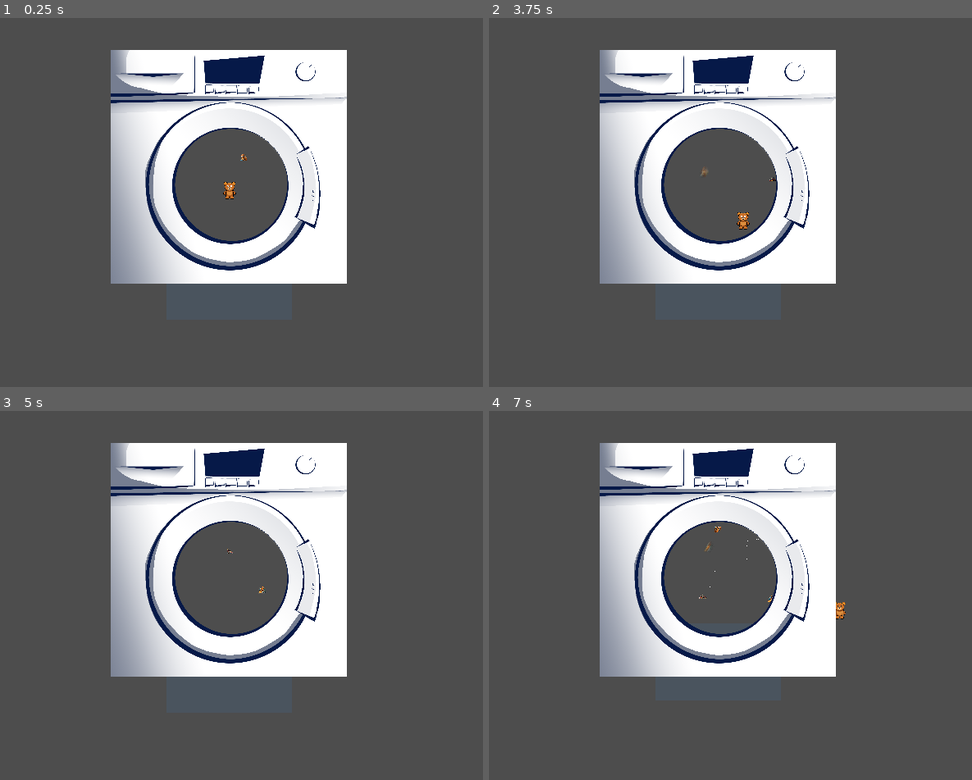
Above: before the commit, frames 1-4 (two rows, left to right).
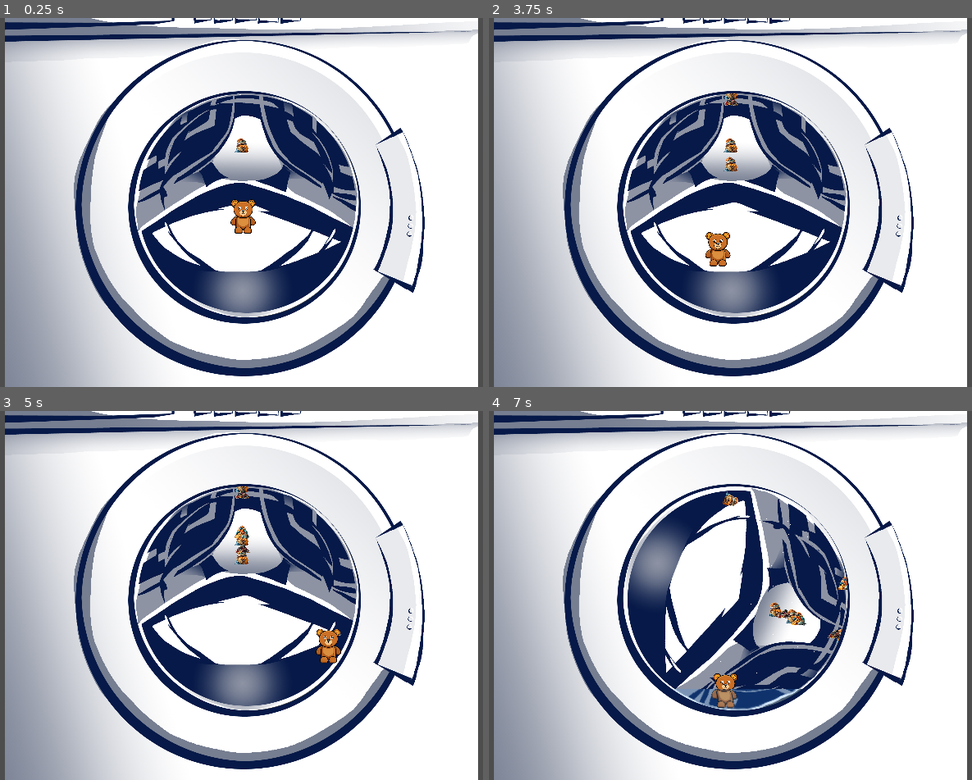
Above: after the commit, the same moments.

Repository: viniromao/gmtk-game
Game: Godot game, scene res://scenes/gameplay_scene.tscn
Same seed, same stepped clock (60 frames per second), same inputs: the game is played once before the commit and once after it.
Inputs (mouse positions are in pixels of both pictures, inside the frame that each line leads up to):
- Up to frame 1 (0.25 s): no input
- Up to frame 2 (3.75 s): tap Enter (ui_accept) at 0.5, 0.6, 0.77, 1.07, 2.1, 3.5, 3.6 s; move the mouse to (875, 184) at 0.52 s; hold Right (ui_right) 0.53-1.25 s; click (875, 184) at 0.67 s; drag from (600, 220) to (720, 184) at 1.27 s; move the mouse to (798, 121) at 2.02 s; hold Left (ui_left) 2.03-2.75 s; drag from (696, 276) to (696, 165) at 2.77 s; move the mouse to (928, 257) at 3.52 s; hold Right (ui_right) from 3.53 s (still down)
- Up to frame 3 (5 s): tap Enter (ui_accept) at 3.77, 4.07 s; release Right (ui_right) at 4.25 s; drag from (43, 540) to (318, 617) at 4.27 s
- Up to frame 4 (7 s): tap Enter (ui_accept) at 5, 5.1, 6.6, 6.77 s; move the mouse to (764, 595) at 5.02 s; hold Right (ui_right) 5.03-5.75 s; click (764, 595) at 5.17 s; drag from (633, 503) to (894, 617) at 5.77 s; move the mouse to (875, 577) at 6.52 s; hold Left (ui_left) from 6.53 s (still down)

The runs differ from the first frame. In frame 1, 89% of the frame differs, in the area x 1-99%, y 0-100%; in frame 2, 89%; in frame 3, 89%; in frame 4, 90%.

Commit message:
added inner texture, washing machine outside collider, and pausing mechanic

Diff:
--- a/object_scenes/player.tscn
+++ b/object_scenes/player.tscn
@@ -28,7 +28,7 @@
 [node name="player" type="CharacterBody2D"]
 script = ExtResource("1_3vyb7")
 move_speed = 600.0
-swim_force = 500.0
+swim_force = 600.0
 
 [node name="AnimatedSprite2D" type="AnimatedSprite2D" parent="."]
 sprite_frames = SubResource("SpriteFrames_u8vuu")
@@ -42,7 +42,6 @@
 
 [node name="CollisionShape2D" type="CollisionShape2D" parent="Area2D"]
 position = Vector2(-0.0399995, -0.275)
-scale = Vector2(1, 1)
 shape = SubResource("RectangleShape2D_p0pxo")
 
 [connection signal="area_entered" from="Area2D" to="." method="_on_area_2d_area_entered"]
--- a/object_scenes/washing_machine_bound.tscn
+++ b/object_scenes/washing_machine_bound.tscn
@@ -1,6 +1,7 @@
-[gd_scene load_steps=3 format=3 uid="uid://4v3u2lg7hgr6"]
+[gd_scene load_steps=4 format=3 uid="uid://4v3u2lg7hgr6"]
 
 [ext_resource type="Script" uid="uid://bp3u8m53xo18j" path="res://scripts/washing_machine_bound.gd" id="1_03ev6"]
+[ext_resource type="Texture2D" uid="uid://cgo0yfaxvkt5" path="res://textures/washing_machine_inner.png" id="2_03ev6"]
 
 [sub_resource type="CircleShape2D" id="CircleShape2D_0qpso"]
 radius = 276.002
@@ -8,6 +9,11 @@
 [node name="WashingMachineBound" type="Area2D"]
 script = ExtResource("1_03ev6")
 
+[node name="WashingMachineInner" type="Sprite2D" parent="."]
+position = Vector2(-4, -2)
+scale = Vector2(0.54675, 0.54675)
+texture = ExtResource("2_03ev6")
+
 [node name="CollisionShape2D" type="CollisionShape2D" parent="."]
 shape = SubResource("CircleShape2D_0qpso")
 debug_color = Color(0.924114, 0.239577, 0.351504, 0.42)
--- a/scenes/gameplay_scene.tscn
+++ b/scenes/gameplay_scene.tscn
@@ -8,8 +8,6 @@
 [ext_resource type="PackedScene" uid="uid://rcax08kek7j8" path="res://object_scenes/player.tscn" id="6_1126i"]
 [ext_resource type="Shader" uid="uid://ijgmaspfkgel" path="res://shaders/water.gdshader" id="7_cd025"]
 [ext_resource type="Script" uid="uid://cbtv2f6edfycc" path="res://scripts/water.gd" id="7_gtnmq"]
-
-[sub_resource type="WorldBoundaryShape2D" id="WorldBoundaryShape2D_1126i"]
 
 [sub_resource type="FastNoiseLite" id="FastNoiseLite_gtnmq"]
 
@@ -24,7 +22,7 @@
 shader_parameter/refraction_map = SubResource("NoiseTexture2D_uyhvn")
 shader_parameter/refraction_stretch = Vector2(1, 1)
 shader_parameter/refraction_strength = 0.01
-shader_parameter/water_tint = Color(0.2, 0.6, 1, 0.1)
+shader_parameter/water_tint = Color(0.2, 0.6, 1, 0.196078)
 shader_parameter/speed = 0.1
 
 [sub_resource type="PlaceholderTexture2D" id="PlaceholderTexture2D_hvrxh"]
@@ -49,16 +47,18 @@
 scale = Vector2(0.1, 0.1)
 
 [node name="Camera2D" type="Camera2D" parent="."]
-position = Vector2(63, 172)
+position = Vector2(0, 79)
 script = ExtResource("5_27dq3")
-initial_zoom = Vector2(0.25, 0.25)
+initial_zoom = Vector2(0.5, 0.5)
 
 [node name="ground" type="StaticBody2D" parent="."]
 position = Vector2(-62, 309)
 
-[node name="CollisionShape2D" type="CollisionShape2D" parent="ground"]
-position = Vector2(67, 56)
-shape = SubResource("WorldBoundaryShape2D_1126i")
+[node name="CollisionPolygon2D" type="CollisionPolygon2D" parent="ground"]
+position = Vector2(62, -217)
+rotation = 1.5708
+scale = Vector2(2.62933, 2.62933)
+polygon = PackedVector2Array(-4, -188.667, -34.3, -187.5, -71.6, -177.5, -118, -152, -146.3, -125.5, -168, -96.5, -183.4, -61.5, -191, -25.8, -192, -12.6667, -109.8, -12.5, -98, -52.1, -68, -88.4, -31, -106.6, 9.2, -109.5, 40.5, -100.5, 58.1, -90.5, 88.7, -58.5, 101, -28.5, 104, -12.5, 104, 8, 97, 35.6, 78, 67.3333, 52, 88, 18, 101.4, -20, 102.667, -53.5, 90.5, -82.9, 67.5, -103.3, 33.5, -110.5, -4.5, -192.4, -4.5, -188, 39, -177, 73.3, -159, 105.7, -139, 130, -100, 160.6, -48, 181.1, -16.2, 185.5, 14.6667, 184.667, 61.8, 174.5, 112.3, 146.5, 149.9, 107.5, 172.5, 65.5, 184.4, 12.5, 177, -51.5, 161, -92.1, 141, -121.5, 106, -154.9, 69, -175.4, 29, -186.9)
 
 [node name="spray" type="CPUParticles2D" parent="."]
 position = Vector2(204, -105)
--- a/scripts/player_control.gd
+++ b/scripts/player_control.gd
@@ -5,6 +5,9 @@
 @export var gravity: float = 800.0
 @export var swim_force: float = 250.0
 @export var swim_drag: float = 0.9
+
+@onready var washing_machine_node = $"../WashingMachineBound"
+@onready var ground = $"../ground"
 
 var is_in_water: bool = false
 
@@ -17,14 +20,34 @@
 	move_and_slide()
 
 func apply_ground_controls(delta: float) -> void:
-	velocity.x = Input.get_action_strength("ui_right") - Input.get_action_strength("ui_left")
-	velocity.x *= move_speed
+	var input_dir := Input.get_action_strength("ui_right") - Input.get_action_strength("ui_left")
+
+	# Get the washing machine's rotation velocity
+	var rotation_speed = washing_machine_node.current_rotation_velocity
+	# Convert to speed along the circle
+	var rotation_drag = 0
+
+	if $Area2D.overlaps_body(ground): rotation_drag = rotation_speed * 100
+	# Player walks in circle; drum moves clockwise → drag = positive
+	var player_force = input_dir * move_speed
+
+	velocity.x = player_force - rotation_drag
 
 	if is_on_floor():
-		if Input.is_action_just_pressed("ui_accept"):  # space/jump
+		if Input.is_action_just_pressed("ui_accept"):
 			velocity.y = -jump_force
 	else:
 		velocity.y += gravity * delta
+
+#func apply_ground_controls(delta: float) -> void:
+	#velocity.x = Input.get_action_strength("ui_right") - Input.get_action_strength("ui_left")
+	#velocity.x *= move_speed
+#
+	#if is_on_floor():
+		#if Input.is_action_just_pressed("ui_accept"):  # space/jump
+			#velocity.y = -jump_force
+	#else:
+		#velocity.y += gravity * delta
 
 func apply_swim_controls(delta: float) -> void:
 	var input_vector = Vector2(
@@ -35,13 +58,16 @@
 	velocity += input_vector * swim_force * delta
 	velocity *= swim_drag  # add some floaty damping
 
+	if !is_on_floor():
+		velocity.y += gravity / 5 * delta
+
 func enter_water():
 	is_in_water = true
-	velocity *= 0.7
+	velocity *= 0.8
 
 func exit_water():
 	is_in_water = false
-	velocity.y = 0
+	#velocity.y = 0
 
 
 func _on_area_2d_area_entered(area: Area2D) -> void:
--- a/scripts/washing_machine_bound.gd
+++ b/scripts/washing_machine_bound.gd
@@ -2,11 +2,21 @@
 
 @export var rotation_velocity: float = 10
 
+
 var obstacles: Array[Node] = []
 var obstacle_sprites: Array[Node2D] = []
 
-func _process(delta: float) -> void:
-	rotation += rotation_velocity * delta
+var paused: bool = false
+var current_rotation_velocity = 0;
+
+func _process(_delta: float) -> void:
+	#slow down and speed up
+	if paused and current_rotation_velocity > 0:
+		current_rotation_velocity -= _delta
+	if !paused and current_rotation_velocity < rotation_velocity:
+		current_rotation_velocity += _delta
+
+	rotation += current_rotation_velocity * _delta
 
 	for sprite in obstacle_sprites:
 		if is_instance_valid(sprite):
--- a/scripts/water.gd
+++ b/scripts/water.gd
@@ -7,6 +7,7 @@
 
 @onready var spray = $"../spray"
 @onready var timer = $CycleTimer
+@onready var washing_machine_node = $"../WashingMachineBound"
 
 var water_level: float = 0
 
@@ -16,6 +17,7 @@
 func _process(_delta):
 	match status:
 		1:
+			washing_machine_node.paused = false
 			spray.emitting = true
 			water_level += _delta * spray_speed
 			if water_level >= max_water_level:
@@ -28,6 +30,8 @@
 				water_level = 0
 				status = 0
 				timer.start()
+				washing_machine_node.paused = true
+
 
 	position.y = default_water_pos - water_level * 30
 
Not shown: 1 places in scenes/gameplay_scene.tscn that only renumber resources
Binary file removed: textures/washing_machine.webp
Binary file added: textures/washing_machine_inner.png
Not shown, changed: textures/washing_machine_inner.png.import
